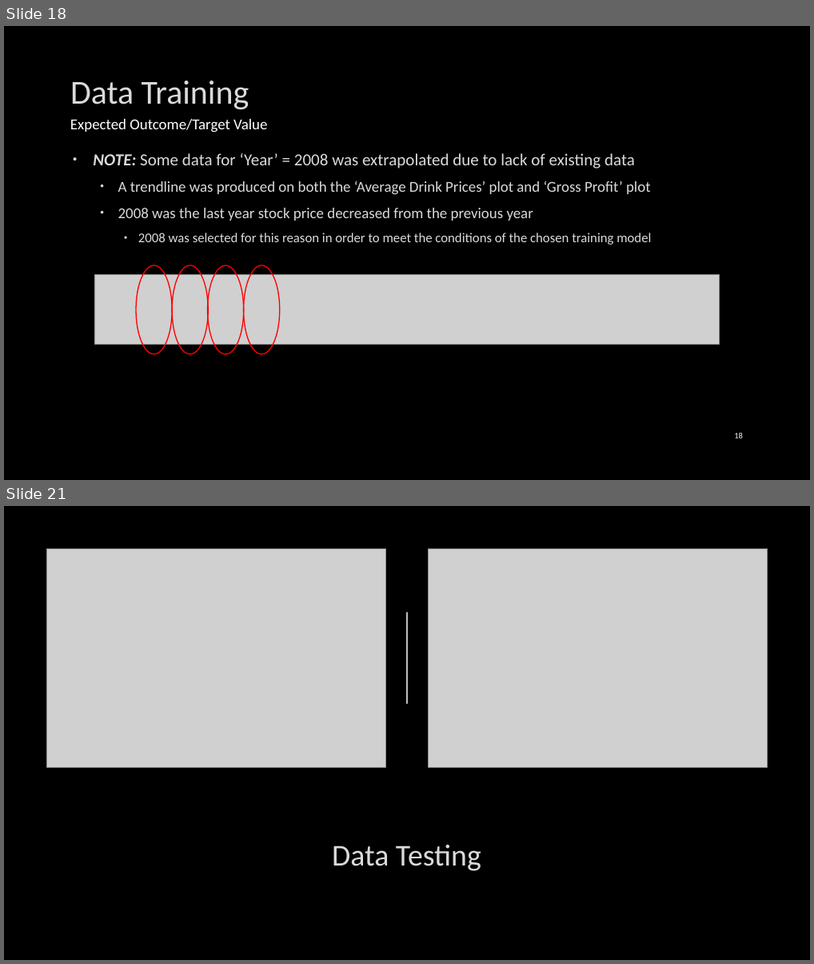
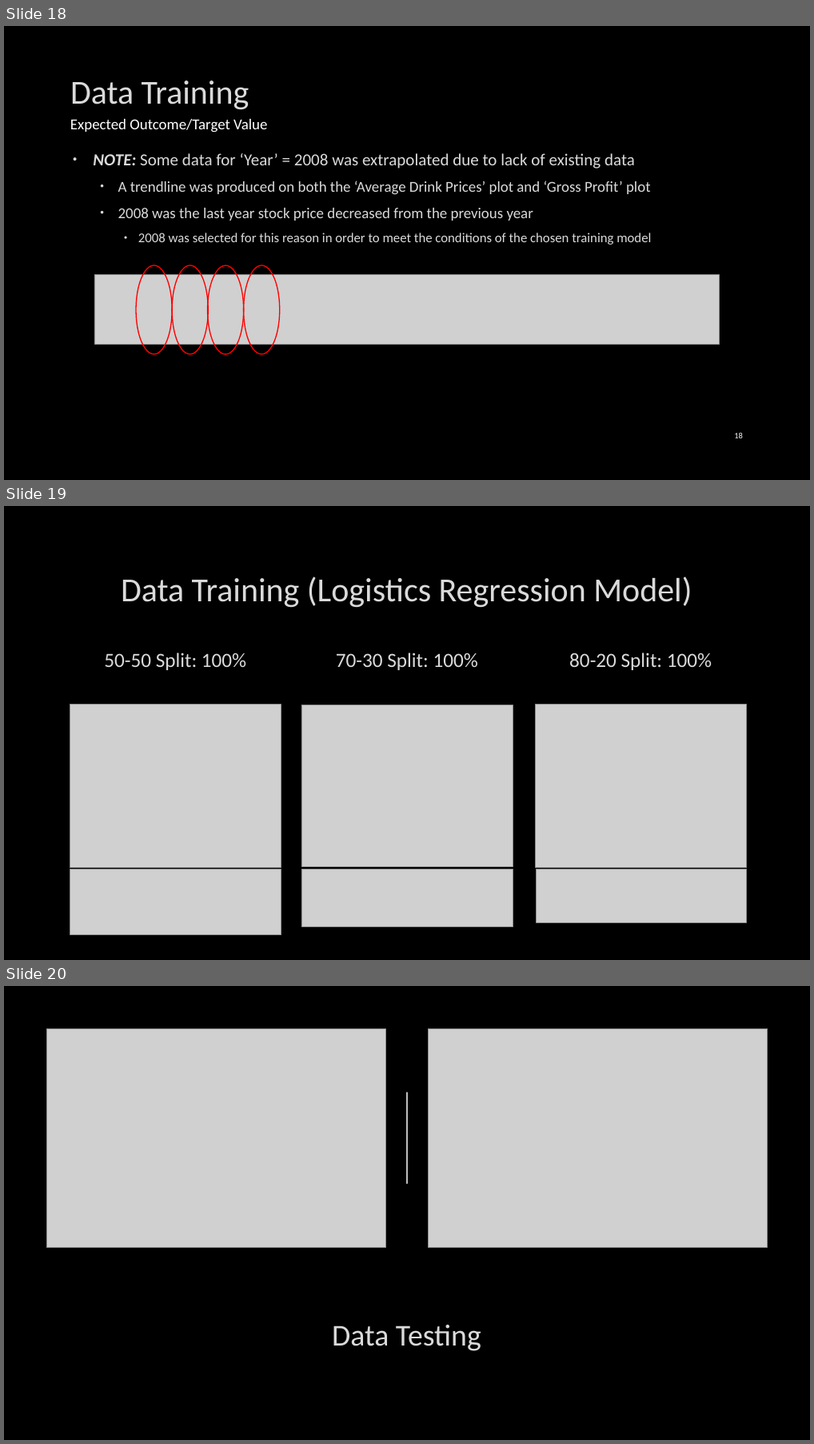
Before and after one commit to SagarPateI/Starbucks-Profit-Margins, a slide deck: ProjectPresentation.pptx. Shown one above the other, each under a label of ours: slides 18 and 21 before the commit, slides 18, 19 and 20 after it; the slides between them are not shown. The pictures are 814x964 and 814x1444 pixels, drawn with LibreOffice and Linux fonts; fonts in the diff are those of the drawing; grey boxes stand for pictures; background and template pictures are left out. Boxes give left, top, right and bottom in pixels: in the first picture for what was removed or moved away, otherwise in the second. Text is boxed around its words. In the diff, an @@ line names an element or a change of style, - is before the commit and + after.

```diff
--- a/ProjectPresentation.pptx
+++ b/ProjectPresentation.pptx
@@ slide 19 added at box(4, 506, 810, 960), background picture (left out) @@
@@ title added at box(121, 576, 692, 608), 40 pt, text #DADADA @@
+Data Training (Logistics Regression Model)
@@ text added at box(104, 652, 246, 670), 24 pt, text #DADADA @@
+50-50 Split: 100%
@@ text added at box(336, 652, 478, 670), 24 pt, text #DADADA @@
+70-30 Split: 100%
@@ text added at box(570, 652, 712, 670), 24 pt, text #DADADA @@
+80-20 Split: 100%
@@ picture added at box(70, 704, 281, 867) @@
@@ picture added at box(302, 704, 513, 867) @@
@@ picture added at box(536, 704, 747, 867) @@
@@ picture added at box(70, 869, 281, 934) @@
@@ picture added at box(302, 869, 513, 927) @@
@@ picture added at box(536, 869, 747, 922) @@
@@ page number added at box(700, 903, 750, 927), 10 pt, text #F2F2F2 @@
+19
@@ what was slide 21 is now slide 20 @@
```
Also in this commit, not shown: 1 slide changed, 1 other slide added, 3 slides removed.
